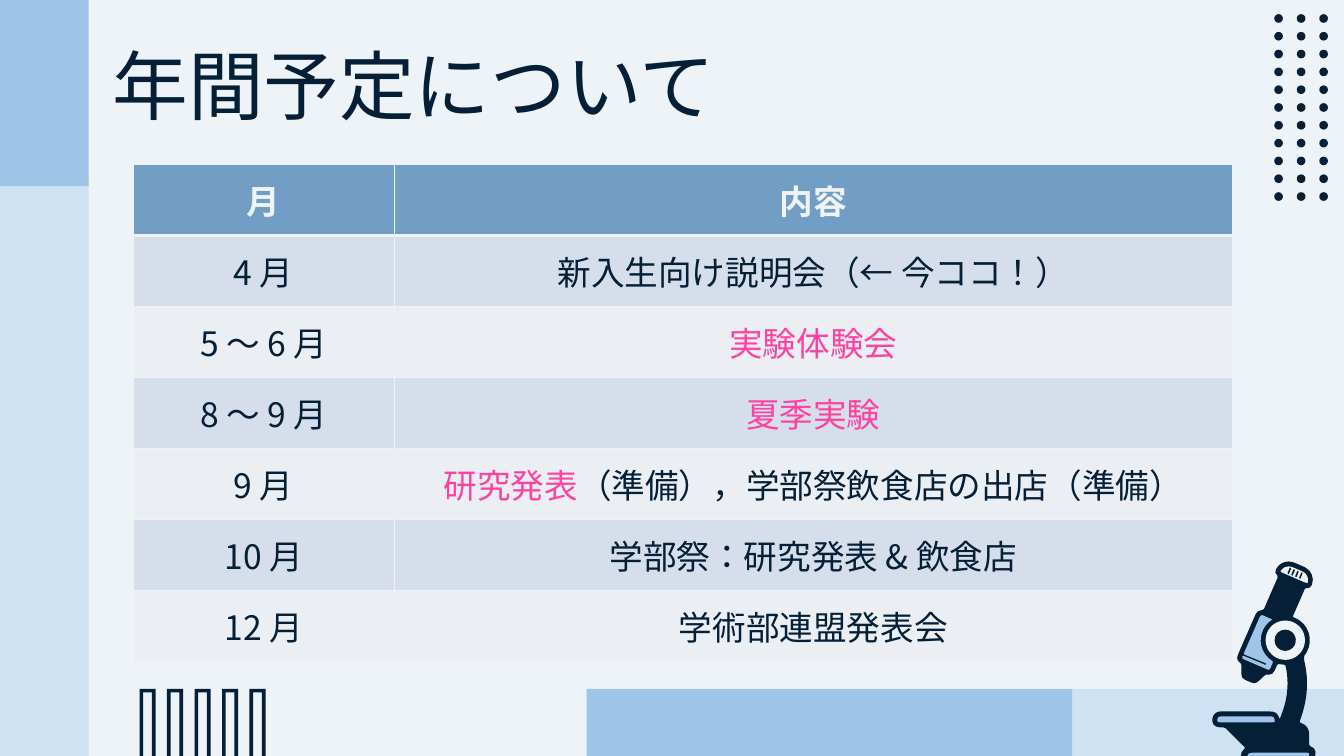
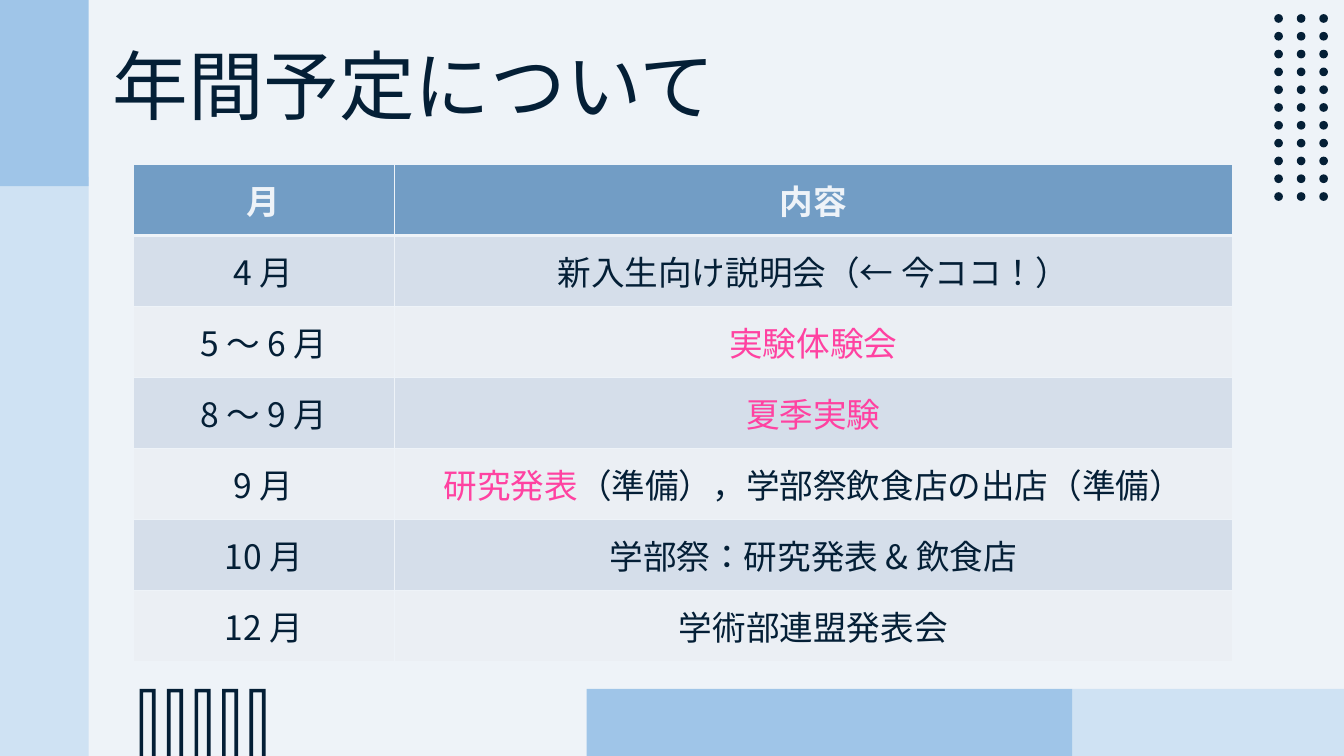
Before and after one commit to CL-ken/CL-ken.github.io, a slide deck: slide 3 of 2025/25_サークル説明.pptx. Drawn at 1344x756 pixels with LibreOffice and Linux fonts; fonts in the diff are those of the drawing. Boxes give left, top, right and bottom in pixels: in the first picture for what was removed or moved away, otherwise in the second. Text is boxed around its words. In the diff, an @@ line names an element or a change of style, - is before the commit and + after.

Commit message:
pptx upd

```diff
--- a/2025/25_サークル説明.pptx
+++ b/2025/25_サークル説明.pptx
@@ freeform shape removed at bbox=[1212, 562, 1316, 756] @@
@@ freeform shape removed at bbox=[1280, 567, 1308, 584] @@
@@ freeform shape removed at bbox=[1288, 568, 1292, 574] @@
@@ freeform shape removed at bbox=[1292, 570, 1296, 576] @@
@@ freeform shape removed at bbox=[1296, 571, 1300, 577] @@
@@ freeform shape removed at bbox=[1300, 573, 1304, 579] @@
@@ freeform shape removed at bbox=[1242, 615, 1273, 669] @@
@@ freeform shape removed at bbox=[1266, 621, 1308, 660] @@
@@ freeform shape removed at bbox=[1274, 630, 1300, 651] @@
@@ freeform shape removed at bbox=[1218, 717, 1275, 723] @@
@@ freeform shape removed at bbox=[1247, 753, 1310, 756] @@
@@ freeform shape removed at bbox=[1316, 752, 1317, 756] @@
```
Also in this commit, not shown: 9 other slides changed, 2 slides added.
